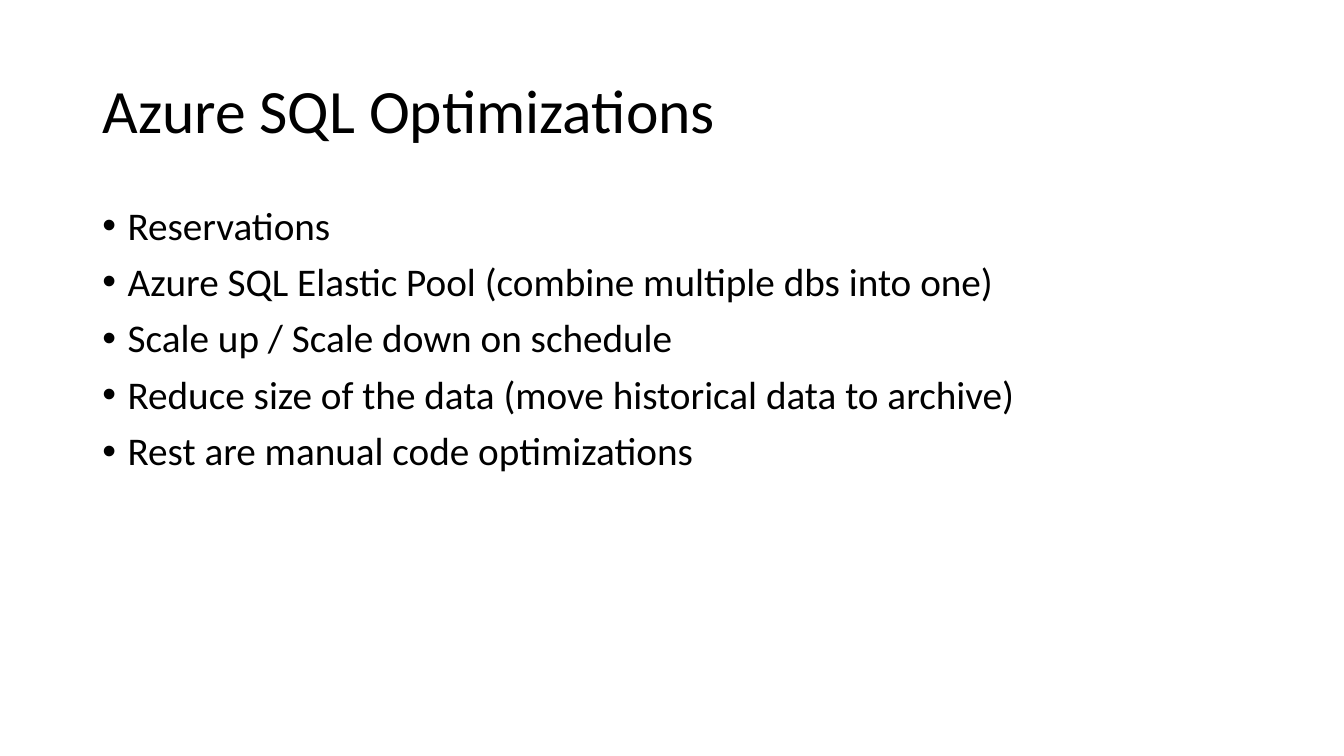
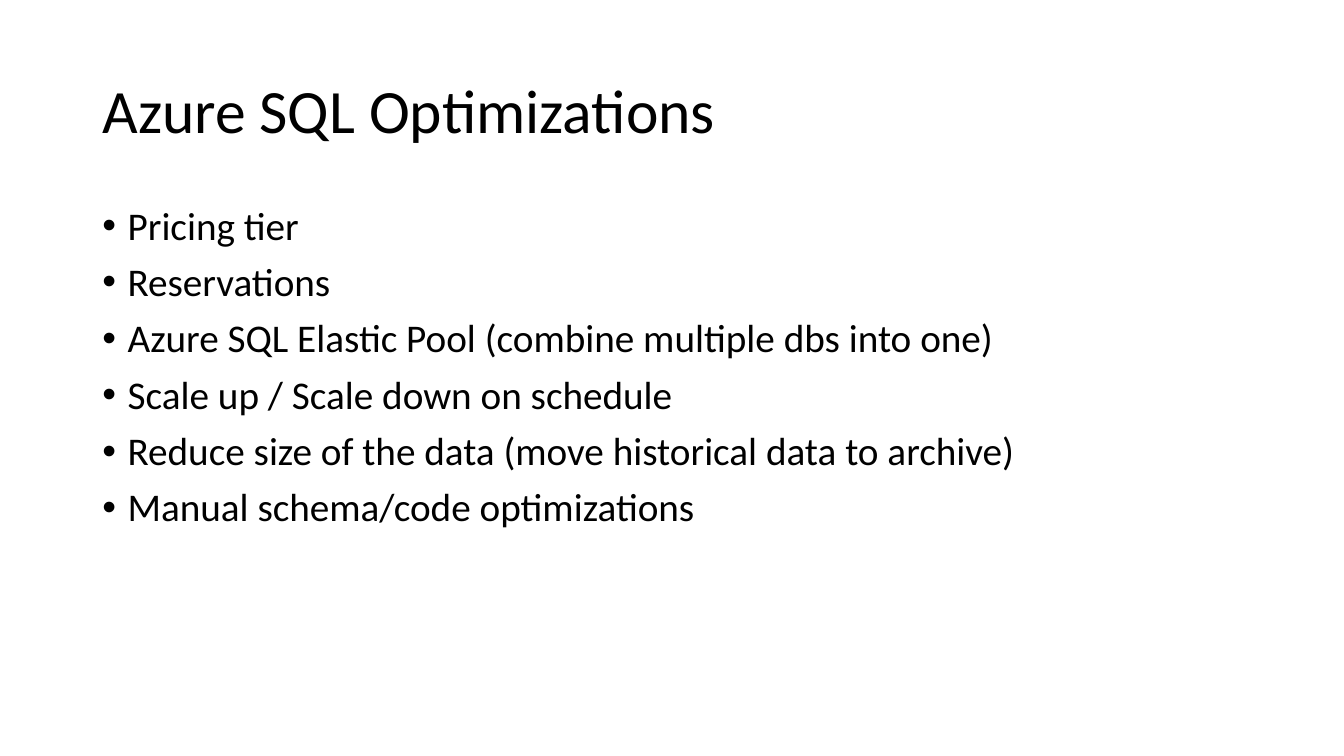
Before and after one commit to peterperov/MSFTCSA, a slide deck: slide 15 of 104-FinOps/Azure FinOps - Introduction.pptx. Drawn at 1344x756 pixels with LibreOffice and Linux fonts; fonts in the diff are those of the drawing. Boxes give left, top, right and bottom in pixels: in the first picture for what was removed or moved away, otherwise in the second. Text is boxed around its words. In the diff, an @@ line names an element or a change of style, - is before the commit and + after.

Commit message:
changes

```diff
--- a/104-FinOps/Azure FinOps - Introduction.pptx
+++ b/104-FinOps/Azure FinOps - Introduction.pptx
@@ text at <box>128,213,299,247</box>: paragraph added @@
+• Pricing tier
@@ text at <box>128,493,695,528</box>: text changed @@
-• Rest are manual code optimizations
+• Manual schema/code optimizations
```
Also in this commit, not shown: 1 other slide changed, 2 slides added.
